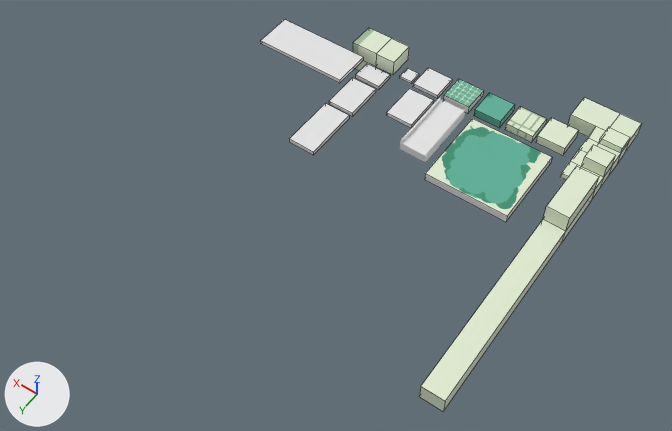
Before and after pictures for a commit that changed the Blender file assets/world/models/levels/level_getrolling.blend.
Both versions are drawn from a 50 mm camera at (-118.0, 257.0, 277.0) aimed at (13.0, 73.0, -11.0). The lights are fixed; the arrows at lower left show +X, +Y and +Z. Mesh edges are drawn as thin lines on the coarser meshes.

The first picture shows '0-col', '0-col.002', '0-col.003', '0-col.005', '0-col.006', '2-col', '3-col', '4-col', '5-col', '6-col', '6-col.001', '7-col'.
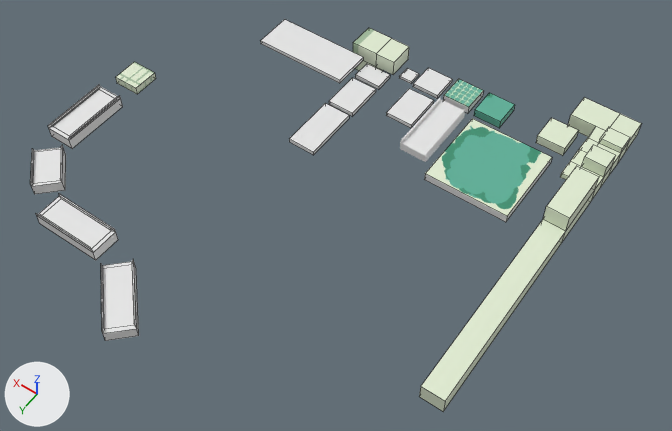
The newer file is also turned or shifted as a whole; pictures and numbers use the older file's frame.

The change, as a list of edits to the scene's bpy script:
```text
Add me_cube_019:
    me_cube_019.from_pydata(...)  # 20 vertices, 18 faces; spans x -1.0..1.0, y -1.0..1.0, z -1.0..2.62
Change ob_4_col:
    ob_4_col.location: (-28.5, -1.1, 1.8) -> (126.9, 64.2, -8.0)
Add ob_2_col_005:
    ob_2_col_005 = bpy.data.objects.new('2-col.005', me_cube_019)
    ob_2_col_005.location = (117.9, 124.2, -8.0)
    ob_2_col_005.rotation_euler = (0.0, 0.0, 2.356)  # degrees (0, 0, 135)
    ob_2_col_005.scale = (9.46, 6.0, 1.8)
Add ob_2_col_004:
    ob_2_col_004 = bpy.data.objects.new('2-col.004', me_cube_019.copy())
    ob_2_col_004.location = (55.9, 150.2, -15.0)
    ob_2_col_004.rotation_euler = (0.0, 0.0, 2.356)  # degrees (0, 0, 135)
    ob_2_col_004.scale = (15.0, 6.0, 1.8)
Add ob_2_col_003:
    ob_2_col_003 = bpy.data.objects.new('2-col.003', me_cube_019.copy())
    ob_2_col_003.location = (87.9, 138.2, -8.0)
    ob_2_col_003.rotation_euler = (0.0, 0.0, 3.142)  # degrees (0, 0, 180)
    ob_2_col_003.scale = (15.0, 6.0, 1.8)
Add ob_2_col_001:
    ob_2_col_001 = bpy.data.objects.new('2-col.001', me_cube_019.copy())
    ob_2_col_001.location = (126.9, 94.2, -8.0)
    ob_2_col_001.rotation_euler = (0.0, 0.0, 1.571)  # degrees (0, 0, 90)
    ob_2_col_001.scale = (15.0, 6.0, 1.8)
```

Pixel boxes [x1, y1, x2, y2] of what changed, in the pictures (672 x 431 px):
'2-col.004', added
    after: [101, 260, 139, 341]
'2-col.003', added
    after: [36, 194, 118, 260]
'2-col.001', added
    after: [48, 84, 123, 148]
'4-col', moved
    before: [505, 106, 546, 142]
    after: [116, 62, 156, 94]
'2-col.005', added
    after: [30, 145, 66, 194]
